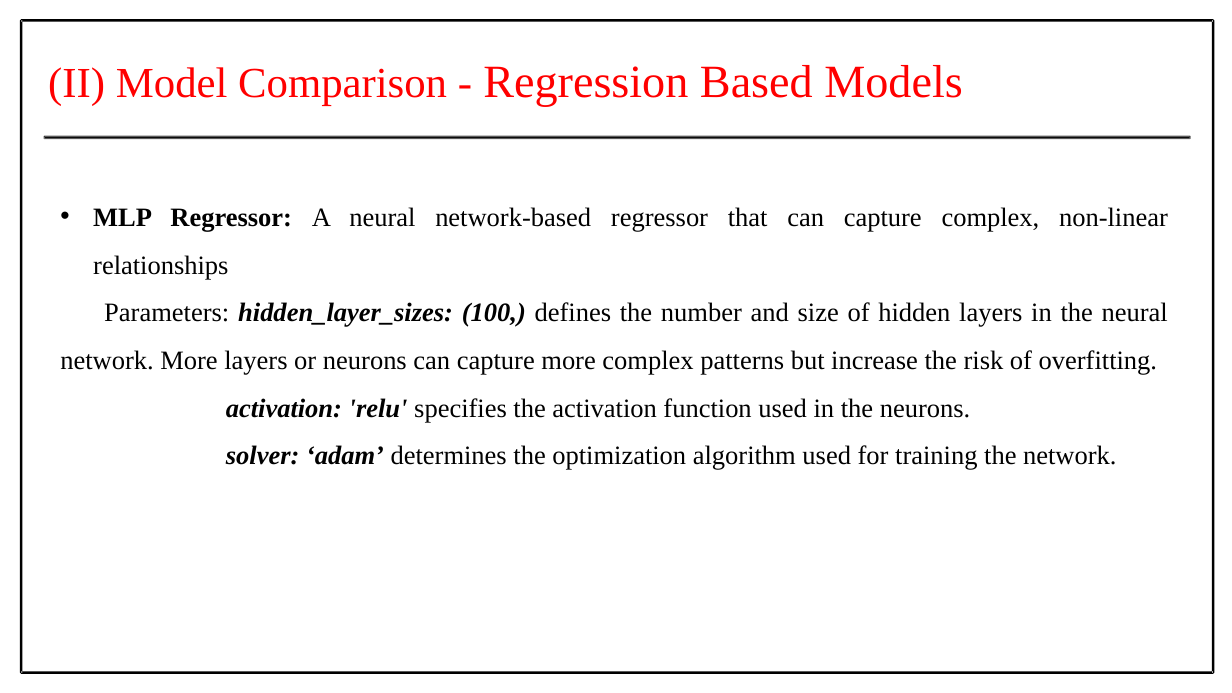
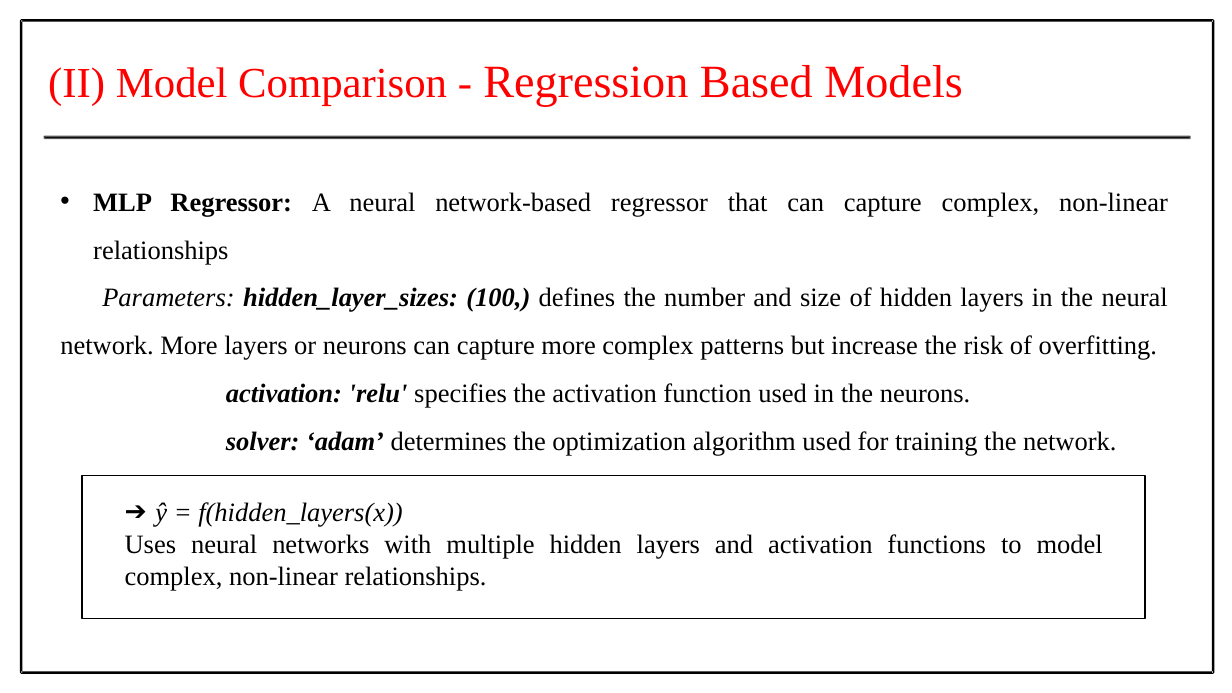
Before and after one commit to Prithiv-vijai/5g_MEC, a slide deck: slide 31 of Batch_4 IT-G2 review 1.pptx (slide 25 before the commit). Drawn at 1232x693 pixels with LibreOffice and Linux fonts; fonts in the diff are those of the drawing. Boxes give left, top, right and bottom in pixels: in the first picture for what was removed or moved away, otherwise in the second. Text is boxed around its words. In the diff, an @@ line names an element or a change of style, - is before the commit and + after.

```diff
--- a/Batch_4 IT-G2 review 1.pptx
+++ b/Batch_4 IT-G2 review 1.pptx
@@ text "MLP Regressor: A neural network-based ...": place and size @@
-text "MLP Regressor: A neural network-based ..." at [60,207,1168,470]
+text "MLP Regressor: A neural network-based ..." at [60,192,1168,455]
@@ text at [60,287,1168,360]: italic on in "Parameters:" @@
@@ rectangle added at [82,476,1145,618], outline #000000 2 pt @@
@@ text added at [125,502,1103,591], 31 pt, text #000000 @@
+  ➔ ŷ = f(hidden_layers(x))
+  Uses neural networks with multiple hidden layers and activation functions to model complex, non-linear relationships.
```
Also in this commit, not shown: 8 other slides changed, 14 slides added.
